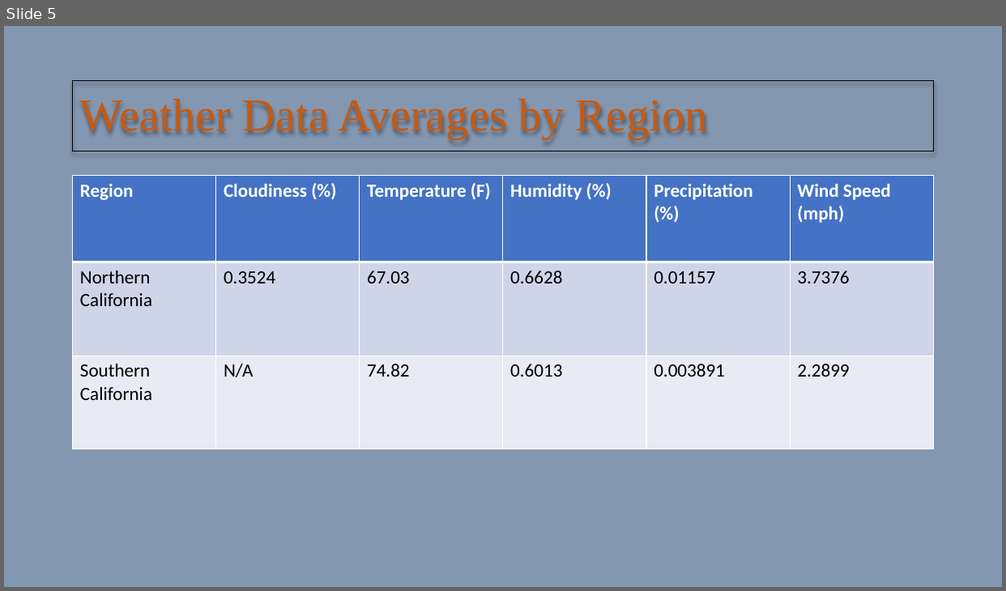
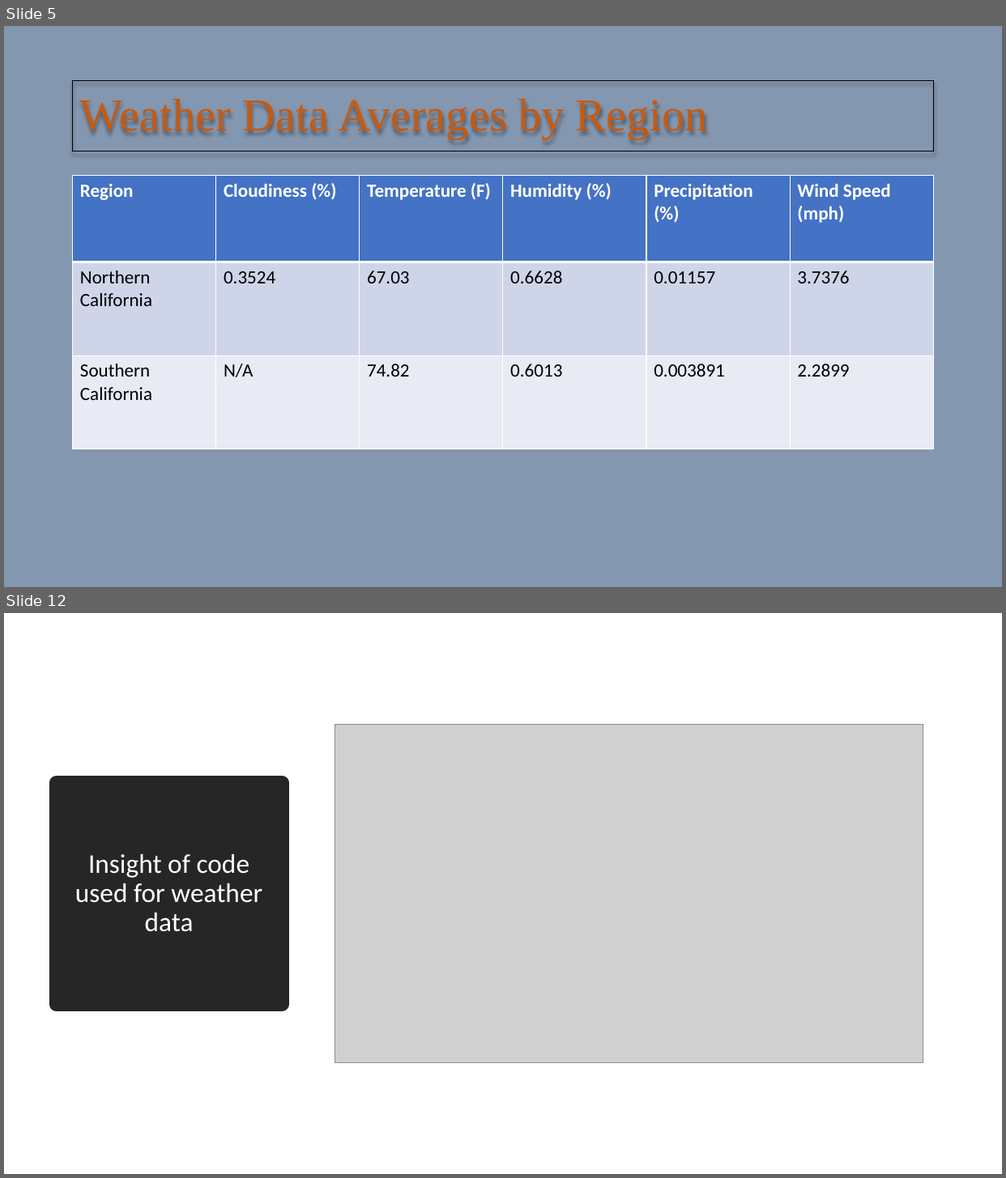
Before and after one commit to axyperrary/Project-1, a slide deck: Presentation1.pptx. Shown one above the other, each under a label of ours: slide 5 before the commit, slides 5 and 12 after it; the slides between them are not shown. The pictures are 1006x591 and 1006x1178 pixels, drawn with LibreOffice and Linux fonts; fonts in the diff are those of the drawing; grey boxes stand for pictures. Boxes give left, top, right and bottom in pixels: in the first picture for what was removed or moved away, otherwise in the second. Text is boxed around its words. In the diff, an @@ line names an element or a change of style, - is before the commit and + after.

```diff
--- a/Presentation1.pptx
+++ b/Presentation1.pptx
@@ slide 12 added at <box>4,613,1002,1174</box>, background #FFFFFF @@
@@ picture added at <box>335,725,923,1063</box> @@
@@ title added at <box>57,783,282,1004</box>, fill #262626, outline #262626 13.75 pt, 26 pt, text #FFFFFF @@
+Insight of code used for weather data
```
Also in this commit, not shown: 1 slide changed, 7 other slides added.
